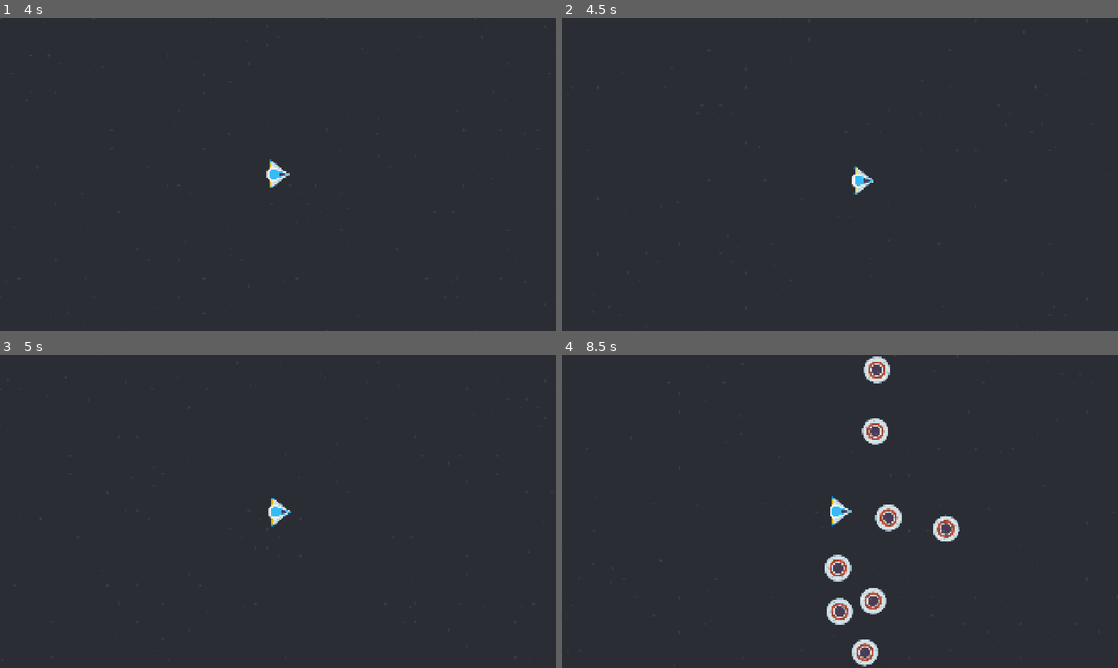
Above: before the commit, frames 1-4 (two rows, left to right).
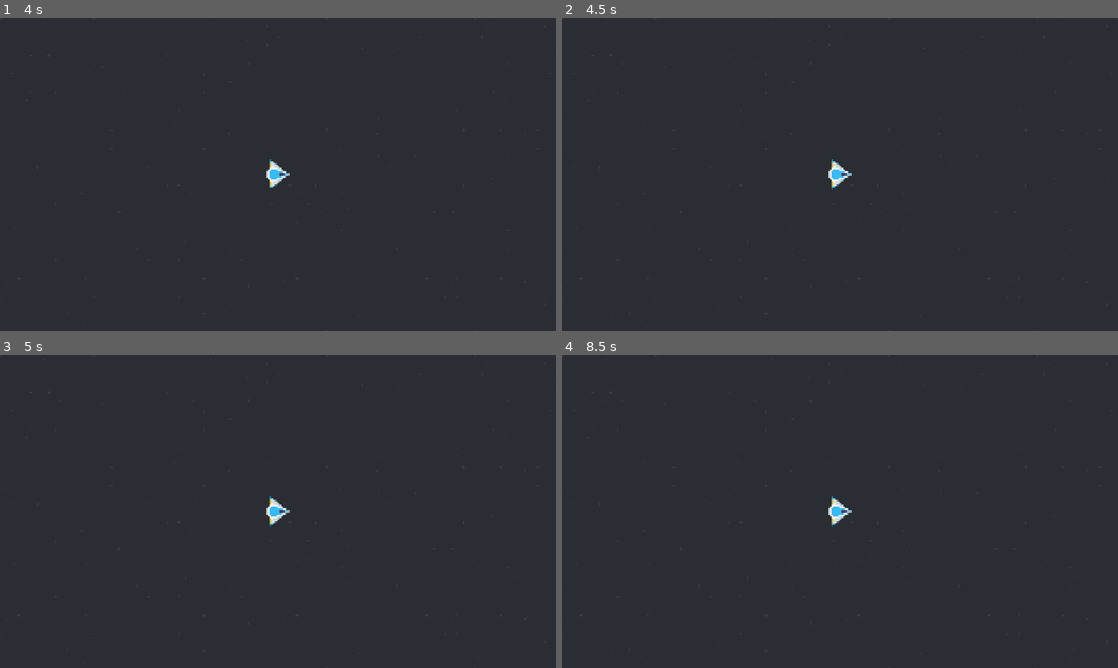
Above: after the commit, the same moments.

Repository: two-sticks-and-a-rock/space-arcade
Game: Godot game, scene res://scenes/main.tscn
The game is run twice, just before and just after one commit, with the same random seed, the same clock (stepped at 60 frames per second) and the same inputs.
Inputs (mouse positions are in pixels of both pictures, inside the frame that each line leads up to):
- Up to frame 1 (4 s): tap Enter at 0.5, 2.75 s; move the mouse to (400, 158) at 0.52 s; press the mouse at (400, 158) at 0.53 s; tap Space at 1.25 s; move the mouse to (166, 190) at 1.27 s; release the mouse at (166, 190) at 1.28 s; click (166, 190) at 1.35 s; move the mouse to (333, 105) at 2.02 s; press the mouse at (333, 105) at 2.03 s; move the mouse to (250, 237) at 2.77 s; release the mouse at (250, 237) at 2.78 s; click (250, 237) at 2.85 s; move the mouse to (444, 221) at 3.52 s; press the mouse at (444, 221) at 3.53 s
- Up to frame 2 (4.5 s): tap Escape (pause, bound only after the commit) at 4.15 s; tap Space at 4.25 s; move the mouse to (673, 127) at 4.27 s; release the mouse at (673, 127) at 4.28 s; click (673, 127) at 4.35 s
- Up to frame 3 (5 s): no input
- Up to frame 4 (8.5 s): move the mouse to (867, 511) at 5.02 s; press the mouse at (867, 511) at 5.03 s; tap Enter at 5.75 s; move the mouse to (756, 433) at 5.77 s; release the mouse at (756, 433) at 5.78 s; click (756, 433) at 5.85 s; move the mouse to (962, 495) at 6.52 s; press the mouse at (962, 495) at 6.53 s; move the mouse to (728, 527) at 7.27 s; release the mouse at (728, 527) at 7.28 s; click (728, 527) at 7.35 s; move the mouse to (895, 442) at 8.02 s; press the mouse at (895, 442) at 8.03 s

Frame 1 is identical in both runs. In frame 2, 0.4% of the frame differs, in the area x 47-56%, y 45-57%; in frame 3, 0.1%; in frame 4, 2.6%, in the area x 47-72%, y 0-100%.

Commit message:
pause menu basE

Diff:
--- a/project.godot
+++ b/project.godot
@@ -53,6 +53,11 @@
 "events": [Object(InputEventMouseButton,"resource_local_to_scene":false,"resource_name":"","device":-1,"window_id":0,"a …(259 unchanged characters)…
 ]
 }
+pause={
+"deadzone": 0.2,
+"events": [Object(InputEventKey,"resource_local_to_scene":false,"resource_name":"","device":-1,"window_id":0,"alt_pressed":false,"shift_pressed":false,"ctrl_pressed":false,"meta_pressed":false,"pressed":false,"keycode":0,"physical_keycode":4194305,"key_label":0,"unicode":0,"location":0,"echo":false,"script":null)
+]
+}
 
 [physics]
 
--- a/scenes/main.gd
+++ b/scenes/main.gd
@@ -9,11 +9,6 @@
 # Called when the node enters the scene tree for the first time.
 func _ready():
 	new_game()
-
-
-# Called every frame. 'delta' is the elapsed time since the previous frame.
-func _process(_delta):
-	pass
 
 func _on_enemy_timer_timeout():
 	# Create a new instance of the Mob scene.
--- a/scenes/main.tscn
+++ b/scenes/main.tscn
@@ -4,6 +4,7 @@
 [ext_resource type="PackedScene" uid="uid://nchng1iwyms1" path="res://scenes/scrolling_background.tscn" id="1_sugp2"]
 [ext_resource type="PackedScene" uid="uid://b1c8lbi40g0up" path="res://scenes/enemies/enemy.tscn" id="2_tbgi4"]
 [ext_resource type="PackedScene" uid="uid://cekmijf83xupg" path="res://scenes/player/player.tscn" id="3_jyhfs"]
+[ext_resource type="Script" uid="uid://d2tt0u6ddlowp" path="res://scenes/main_menu.gd" id="5_tbgi4"]
 
 [sub_resource type="Curve2D" id="Curve2D_0wfyh"]
 _data = {
@@ -36,4 +37,8 @@
 process_callback = 0
 wait_time = 0.5
 
+[node name="main_menu" type="CanvasLayer" parent="." unique_id=187451435]
+process_mode = 3
+script = ExtResource("5_tbgi4")
+
 [connection signal="timeout" from="EnemyTimer" to="." method="_on_enemy_timer_timeout"]
--- /dev/null
+++ b/scenes/main_menu.gd
@@ -0,0 +1,8 @@
+extends CanvasLayer
+
+func _ready():
+	pass # Replace with function body.
+
+func _input(_event: InputEvent) -> void:
+	if Input.is_action_pressed("pause"):
+		get_tree().paused = !get_tree().paused
Not shown, added: scenes/main_menu.gd.uid
